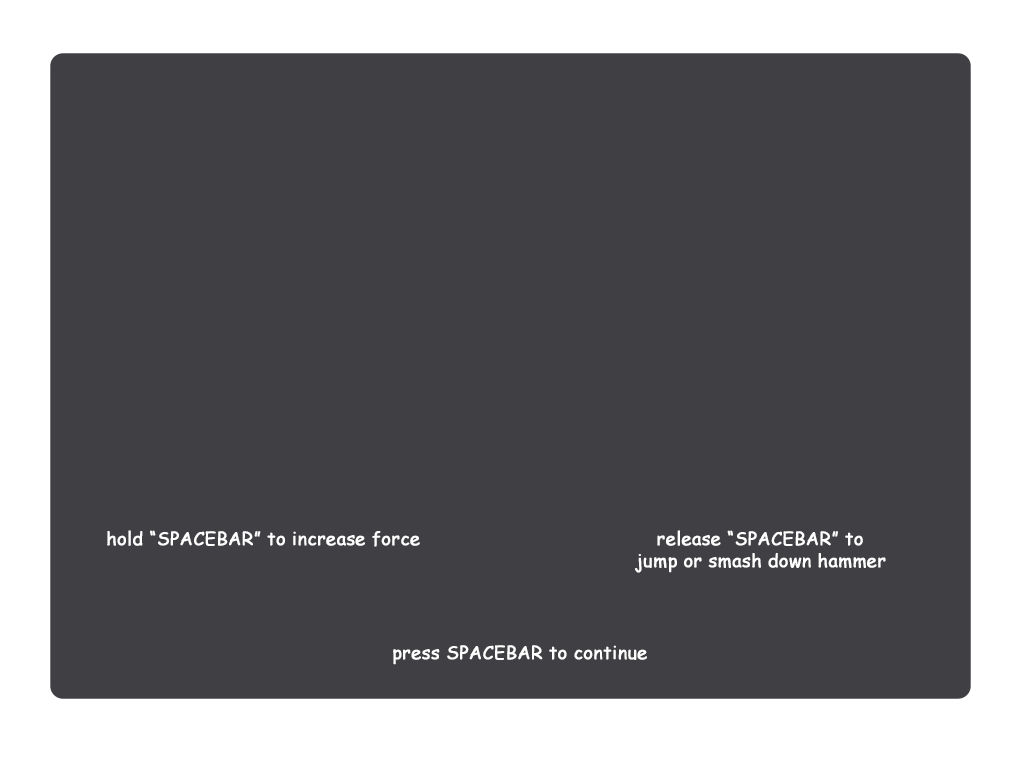
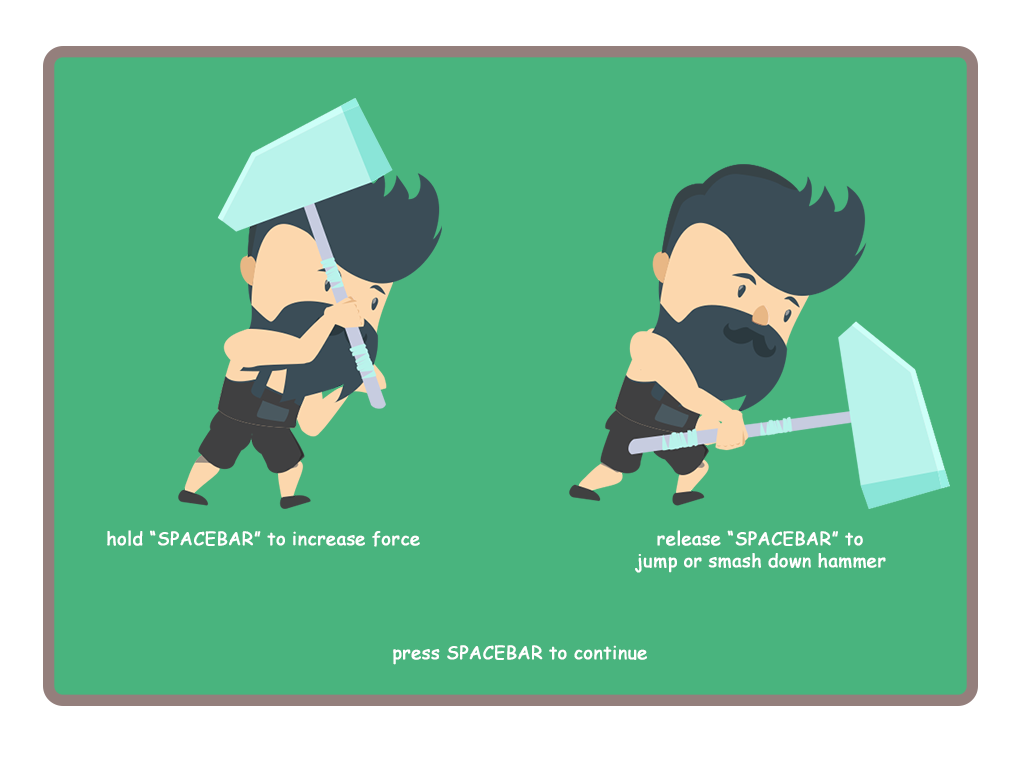
Layered file, before and after one edit (1024x768). Changes by layer:
added layer "demo_smith_00007" above "demo_smith_00006" over [569,164,950,509]
added layer "demo_smith_00006" above "Rounded Rectangle 1" over [178,98,442,509]
painted on "Rounded Rectangle 1" over [43,46,978,706]
